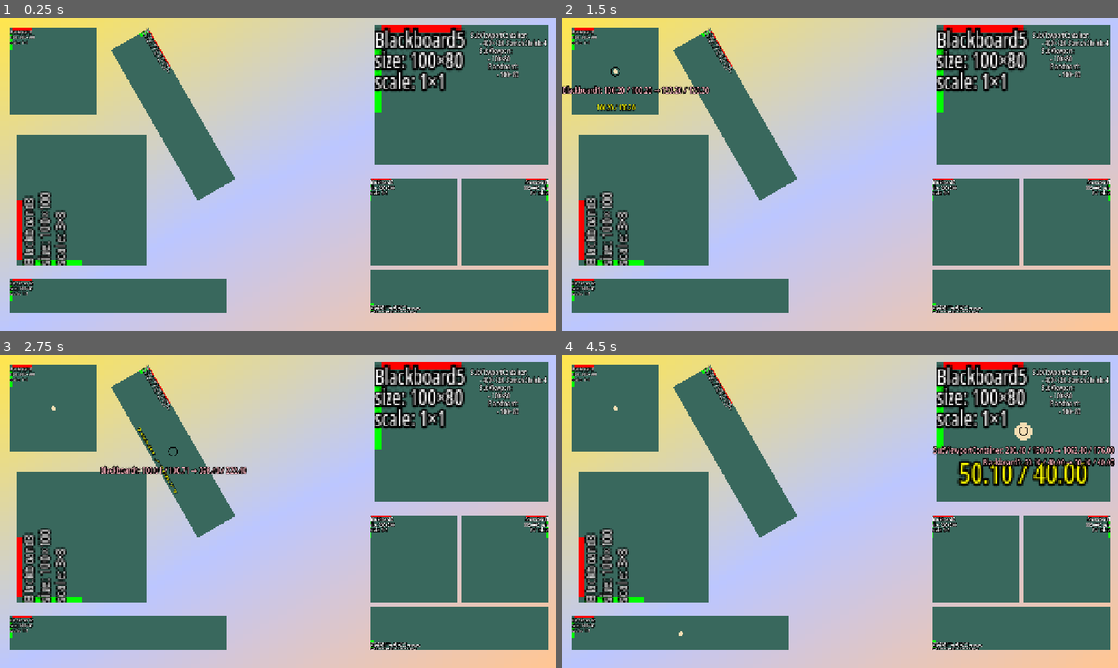
Above: before the commit, frames 1-4 (two rows, left to right).
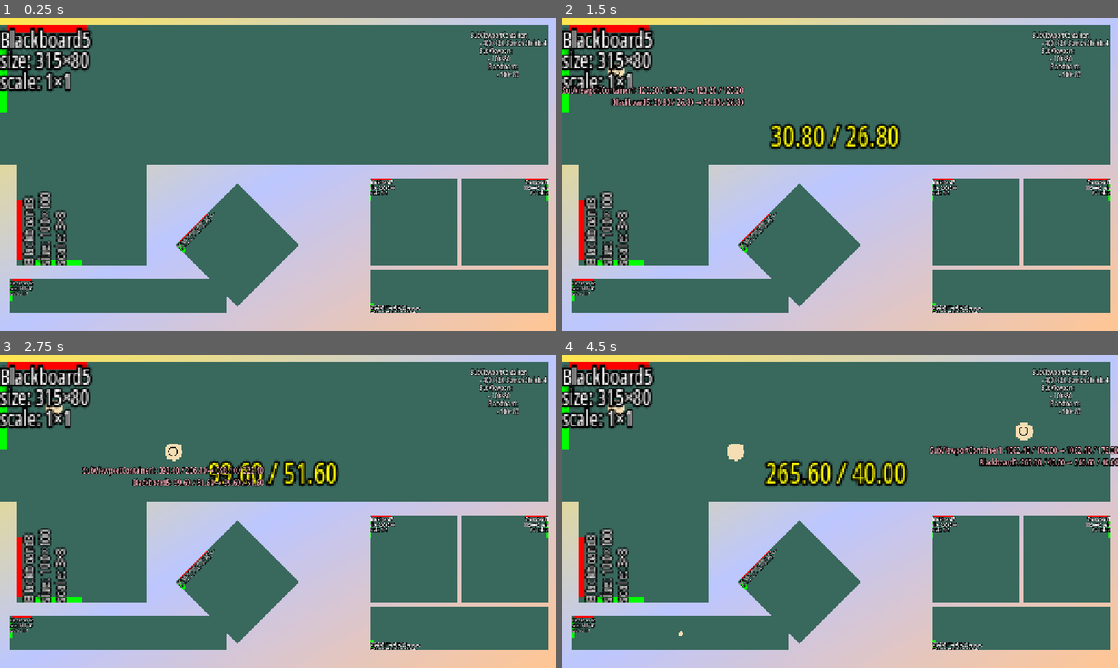
Above: after the commit, the same moments.

Repository: Toxe/godot-coordinate-systems
Game: Godot game, scene res://scenes/main.tscn
Two runs of this game, one before a commit and one after it. Both use one fixed random seed, a clock stepped at 60 frames per second and the inputs below.
Inputs (mouse positions are in pixels of both pictures, inside the frame that each line leads up to):
- Up to frame 1 (0.25 s): no input
- Up to frame 2 (1.5 s): tap Enter at 0.5 s; click (840, 174) at 0.67 s; tap Space at 1.25 s; move the mouse to (617, 71) at 1.27 s; click (617, 71) at 1.42 s
- Up to frame 3 (2.75 s): tap Enter at 2 s; move the mouse to (172, 452) at 2.02 s; click (172, 452) at 2.17 s
- Up to frame 4 (4.5 s): tap Space at 2.75, 4.25 s; move the mouse to (678, 633) at 2.77 s; click (678, 633) at 2.92 s; tap Enter at 3.5 s; move the mouse to (645, 536) at 3.52 s; click (645, 536) at 3.67 s; move the mouse to (1023, 430) at 4.27 s; click (1023, 430) at 4.42 s

The runs differ from the first frame. In frame 1, 30% of the frame differs, in the area x 0-95%, y 2-95%; in frame 2, 31%; in frame 3, 31%; in frame 4, 33%, in the area x 0-100%, y 2-95%.

Commit message:
Rename and reorder nodes

Diff:
--- a/CoordinateSystems/scenes/main.tscn
+++ b/CoordinateSystems/scenes/main.tscn
@@ -15,7 +15,7 @@
 metadata/_snap_enabled = true
 
 [sub_resource type="ViewportTexture" id="ViewportTexture_sugp2"]
-viewport_path = NodePath("SubViewport2")
+viewport_path = NodePath("SubViewport3")
 
 [node name="Main" type="Node2D" unique_id=680529626]
 
@@ -32,14 +32,6 @@
 offset_right = 223.0
 offset_bottom = 223.0
 
-[node name="Blackboard4" parent="." unique_id=354571997 instance=ExtResource("2_0wfyh")]
-offset_left = 342.00003
-offset_top = 23.999992
-offset_right = 542.0
-offset_bottom = 224.0
-rotation = 1.0471976
-scale = Vector2(2, 0.5)
-
 [node name="Blackboard2" parent="." unique_id=32829266 instance=ExtResource("2_0wfyh")]
 offset_left = 24.0
 offset_top = 601.0
@@ -54,14 +46,20 @@
 rotation = -1.5707964
 scale = Vector2(3, 3)
 
+[node name="Blackboard4" parent="." unique_id=354571997 instance=ExtResource("2_0wfyh")]
+offset_left = 405.00006
+offset_top = 522.00006
+offset_right = 505.00006
+offset_bottom = 922.00006
+rotation = -0.7853982
+scale = Vector2(2, 0.5)
+
 [node name="CanvasLayer" type="CanvasLayer" parent="." unique_id=22118533]
 
 [node name="MouseOverlay" type="Node2D" parent="CanvasLayer" unique_id=2044151433]
 script = ExtResource("3_jyhfs")
 
-[node name="SubViewportContainer" type="SubViewportContainer" parent="." unique_id=1119877746]
-texture_filter = 1
-offset_left = 862.0
+[node name="SubViewportContainer1" type="SubViewportContainer" parent="." unique_id=1119877746]
 offset_top = 16.0
 offset_right = 1262.0
 offset_bottom = 336.0
@@ -69,13 +67,13 @@
 stretch_shrink = 4
 script = ExtResource("1_sugp2")
 
-[node name="SubViewport1" type="SubViewport" parent="SubViewportContainer" unique_id=1109369972]
+[node name="SubViewport1" type="SubViewport" parent="SubViewportContainer1" unique_id=1109369972]
 handle_input_locally = false
 canvas_item_default_texture_filter = 0
 size = Vector2i(100, 80)
 render_target_update_mode = 4
 
-[node name="Blackboard5" parent="SubViewportContainer/SubViewport1" unique_id=1287240771 instance=ExtResource("2_0wfyh")]
+[node name="Blackboard5" parent="SubViewportContainer1/SubViewport1" unique_id=1287240771 instance=ExtResource("2_0wfyh")]
 anchors_preset = 15
 anchor_right = 1.0
 anchor_bottom = 1.0
@@ -98,12 +96,12 @@
 			- 100×80"
 tab_stops = PackedFloat32Array(20, 20)
 
-[node name="SubViewport2" type="SubViewport" parent="." unique_id=1794869075]
+[node name="SubViewport3" type="SubViewport" parent="." unique_id=1794869075]
 handle_input_locally = false
 canvas_item_default_texture_filter = 0
 size = Vector2i(200, 200)
 
-[node name="Blackboard6" parent="SubViewport2" unique_id=965248515 instance=ExtResource("2_0wfyh")]
+[node name="Blackboard7" parent="SubViewport3" unique_id=965248515 instance=ExtResource("2_0wfyh")]
 offset_right = 200.0
 offset_bottom = 200.0
 
@@ -114,7 +112,7 @@
 offset_bottom = 570.0
 texture = SubResource("ViewportTexture_sugp2")
 script = ExtResource("4_jyhfs")
-sub_viewport = NodePath("../SubViewport2")
+sub_viewport = NodePath("../SubViewport3")
 
 [node name="TextureRect2" type="TextureRect" parent="." unique_id=601265180 node_paths=PackedStringArray("sub_viewport")]
 offset_left = 1062.0
@@ -124,7 +122,7 @@
 texture = SubResource("ViewportTexture_sugp2")
 flip_h = true
 script = ExtResource("4_jyhfs")
-sub_viewport = NodePath("../SubViewport2")
+sub_viewport = NodePath("../SubViewport3")
 
 [node name="TextureRect3" type="TextureRect" parent="." unique_id=737918237 node_paths=PackedStringArray("sub_viewport")]
 offset_left = 852.0
@@ -135,4 +133,4 @@
 texture = SubResource("ViewportTexture_sugp2")
 flip_v = true
 script = ExtResource("4_jyhfs")
-sub_viewport = NodePath("../SubViewport2")
+sub_viewport = NodePath("../SubViewport3")
